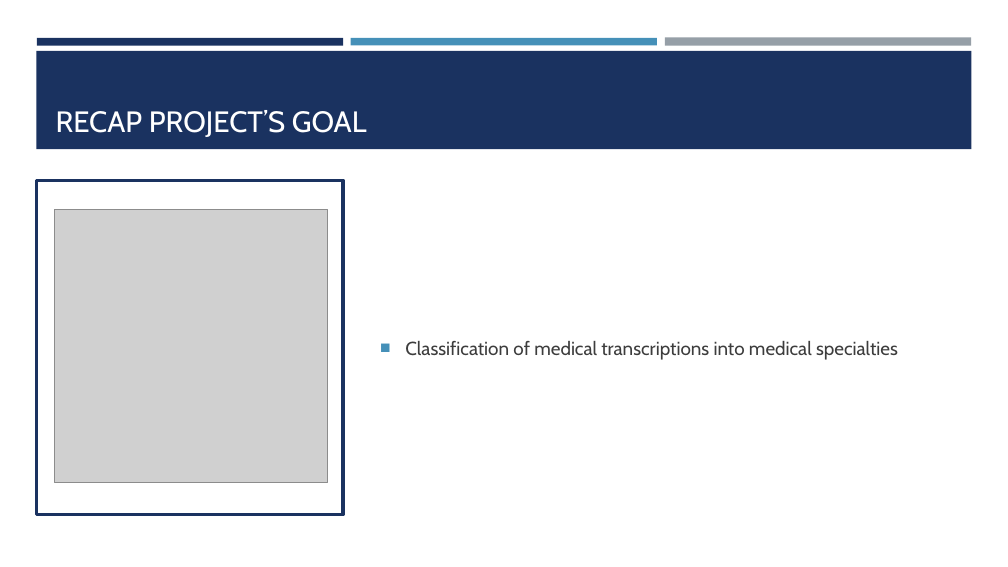
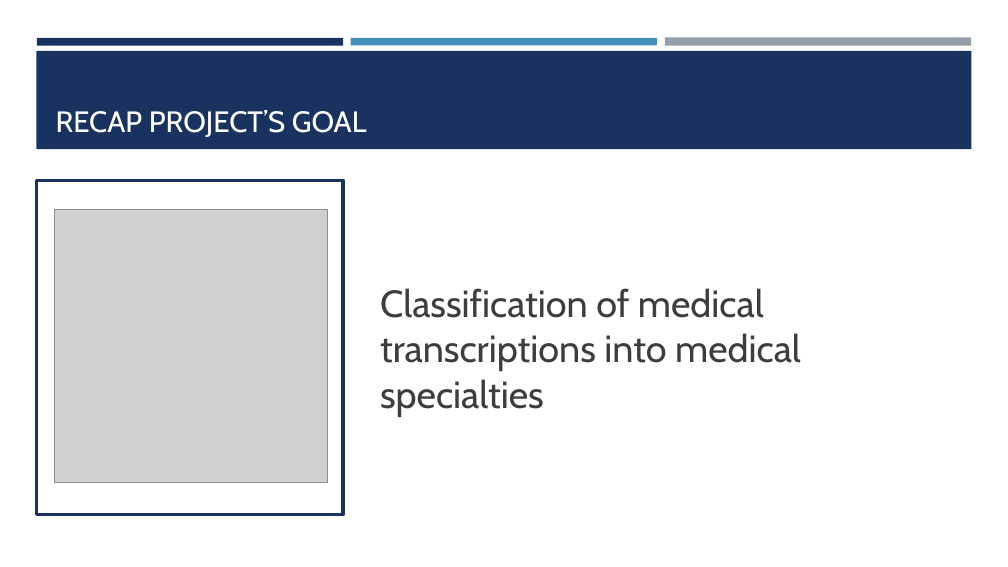
Before and after one commit to josefweibel/nlp-medical-project, a slide deck: slide 3 of presentations/Final Presentation.pptx. Drawn at 1008x567 pixels with LibreOffice and Linux fonts; fonts in the diff are those of the drawing; grey boxes stand for pictures. Boxes give left, top, right and bottom in pixels: in the first picture for what was removed or moved away, otherwise in the second. Text is boxed around its words. In the diff, an @@ line names an element or a change of style, - is before the commit and + after.

```diff
--- a/presentations/Final Presentation.pptx
+++ b/presentations/Final Presentation.pptx
@@ text "Classification of medical transcriptions into ..." at (380,288,801,417): size 18 to 36 pt; bullet ■ to none; more space between paragraphs @@
```
Also in this commit, not shown: 3 other slides changed.
